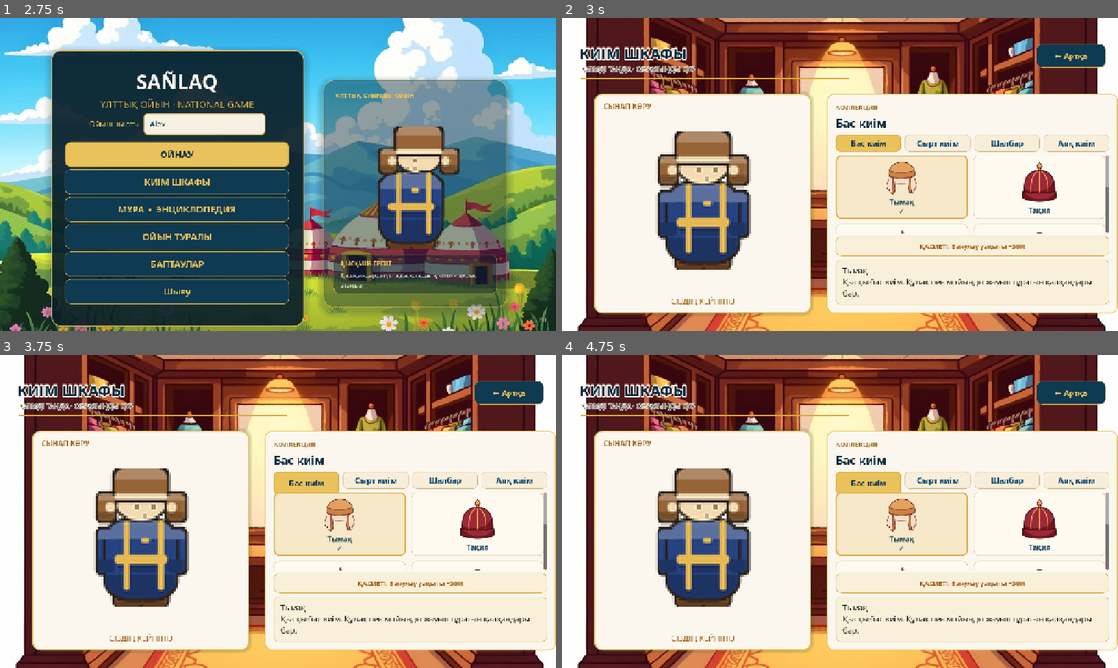
Above: before the commit, frames 1-4 (two rows, left to right).
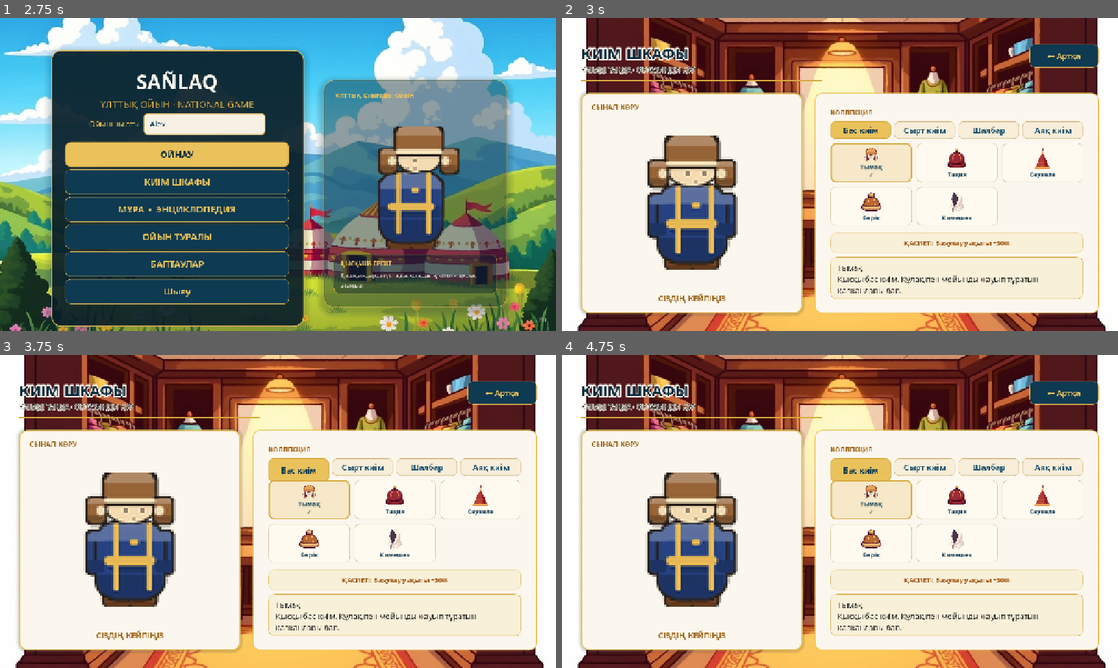
Above: after the commit, the same moments.

Repository: mmeirbek/sanlaq
Game: Godot game, scene res://scenes/ui/main_menu.tscn
The game is run twice, just before and just after one commit, with the same random seed, the same clock (stepped at 60 frames per second) and the same inputs. Sound files missing from this copy of the repository are replaced by a short silence.
Inputs (mouse positions are in pixels of both pictures, inside the frame that each line leads up to):
- Up to frame 1 (2.75 s): click (205, 124) at 0.52 s; type "Alex" at 0.6 s; click "ОЙНАУ" at 1.25 s; click "← Артқа" at 2 s
- Up to frame 2 (3 s): click "КИІМ ШКАФЫ" at 2.75 s
- Up to frame 3 (3.75 s): click "Бас киім" at 3.5 s
- Up to frame 4 (4.75 s): click "Бас киім" at 4.25 s

Frame 1 is identical in both runs. In frame 2, 23% of the frame differs, in the area x 3-100%, y 8-96%; in frame 3, 23%; in frame 4, 23%.

Commit message:
Шкаф: раскладка на контейнерах, все предметы слота видны сразу
Экран был собран на абсолютных координатах, и это давало три беды сразу:
подпись «СІЗДІҢ КЕЙПІҢІЗ» лежала поверх нижнего края подставки, правая
панель была прибита к offset_right = 1280 и на другой ширине окна не
доходила до края, а поля не совпадали ни по одной стороне (40 у
заголовка, 44 у подчёркивания, 74 у подставки, 0 справа).

Теперь это HBoxContainer с двумя карточками равной высоты и общими полями
в 44 px. Манекен переехал в свою ячейку внутри карточки и центруется по
ней при любом размере, вместо позиции (324, 420), прибитой к экрану.

Чтобы это заработало, CharacterVisual получил set_rest_position():
покачивание каждый кадр пересчитывается от запомненной в _ready() точки,
поэтому простое присваивание position возвращалось обратно на следующем
кадре.

Сетка предметов: три колонки вместо двух и карточки ниже. Раньше в поле
зрения помещался один ряд из трёх, и до половины предметов слота
приходилось докручивать; теперь все пять головных уборов видны сразу.
Заголовок слота убран — он дословно повторял активную вкладку и забирал
высоту у сетки.

Узлы, к которым обращается скрипт, переведены на уникальные имена: пути
вида $RightPanel/Margin/VBox/... ломались от любого переноса узла в
контейнер.

Co-Authored-By: Claude Opus 5 <noreply@anthropic.com>

Diff:
--- a/scenes/ui/wardrobe.tscn
+++ b/scenes/ui/wardrobe.tscn
@@ -73,128 +73,145 @@
 variant = 1
 
 [node name="Title" type="Label" parent="." unique_id=1871982192]
+unique_name_in_owner = true
 theme_type_variation = &"ScreenTitle"
 layout_mode = 0
-offset_left = 40.0
+offset_left = 44.0
 offset_top = 58.0
 offset_right = 700.0
 offset_bottom = 106.0
-theme_override_colors/font_color = Color(0.039, 0.169, 0.239, 1)
-theme_override_fonts/font = ExtResource("3")
 theme_override_font_sizes/font_size = 34
 text = "КИІМ ШКАФЫ"
-
-[node name="TitleUnderline" type="ColorRect" parent="." unique_id=430902255]
-layout_mode = 0
-offset_left = 44.0
-offset_top = 138.0
-offset_right = 660.0
-offset_bottom = 141.0
-color = Color(0.851, 0.663, 0.247, 1)
 
 [node name="Subtitle" type="Label" parent="." unique_id=168390849]
 theme_type_variation = &"ScreenSubtitle"
 layout_mode = 0
 offset_left = 44.0
-offset_top = 106.0
-offset_right = 590.0
-offset_bottom = 132.0
-theme_override_colors/font_color = Color(0.33, 0.31, 0.28, 1)
+offset_top = 108.0
+offset_right = 700.0
+offset_bottom = 134.0
 theme_override_font_sizes/font_size = 16
 text = "КИІМДІ ТАҢДА · ОБРАЗЫҢДЫ ҚҰР"
 
-[node name="Pedestal" type="Panel" parent="." unique_id=176541691]
+[node name="TitleUnderline" type="ColorRect" parent="." unique_id=430902255]
 layout_mode = 0
-offset_left = 74.0
-offset_top = 174.0
-offset_right = 574.0
-offset_bottom = 680.0
+offset_left = 44.0
+offset_top = 142.0
+offset_right = 600.0
+offset_bottom = 145.0
+color = Color(0.851, 0.663, 0.247, 1)
+
+[node name="BackBtn" type="Button" parent="." unique_id=2061992093]
+unique_name_in_owner = true
+layout_mode = 1
+anchors_preset = 1
+anchor_left = 1.0
+anchor_right = 1.0
+offset_left = -204.0
+offset_top = 60.0
+offset_right = -44.0
+offset_bottom = 112.0
+grow_horizontal = 0
+theme_override_font_sizes/font_size = 18
+text = "← Артқа"
+
+[node name="Content" type="HBoxContainer" parent="."]
+layout_mode = 1
+anchors_preset = 15
+anchor_right = 1.0
+anchor_bottom = 1.0
+offset_left = 44.0
+offset_top = 172.0
+offset_right = -44.0
+offset_bottom = -40.0
+grow_horizontal = 2
+grow_vertical = 1
+theme_override_constants/separation = 28
+
+[node name="Pedestal" type="PanelContainer" parent="Content" unique_id=176541691]
+layout_mode = 2
+size_flags_horizontal = 3
+size_flags_stretch_ratio = 0.78
 theme_override_styles/panel = SubResource("StyleBoxFlat_pedestal")
 
-[node name="PreviewKicker" type="Label" parent="Pedestal" unique_id=1355430351]
-layout_mode = 0
-offset_left = 22.0
-offset_top = 18.0
-offset_right = 470.0
-offset_bottom = 46.0
+[node name="Margin" type="MarginContainer" parent="Content/Pedestal"]
+layout_mode = 2
+theme_override_constants/margin_left = 14
+theme_override_constants/margin_top = 12
+theme_override_constants/margin_right = 14
+theme_override_constants/margin_bottom = 12
+
+[node name="VBox" type="VBoxContainer" parent="Content/Pedestal/Margin"]
+layout_mode = 2
+theme_override_constants/separation = 10
+
+[node name="PreviewKicker" type="Label" parent="Content/Pedestal/Margin/VBox" unique_id=1355430351]
+layout_mode = 2
 theme_override_colors/font_color = Color(0.64, 0.42, 0.14, 1)
 theme_override_fonts/font = ExtResource("3")
 theme_override_font_sizes/font_size = 16
 text = "СЫНАП КӨРУ"
 
-[node name="MannequinCaption" type="Label" parent="." unique_id=412952221]
-theme_type_variation = &"ScreenSubtitle"
-layout_mode = 0
-offset_left = 74.0
-offset_top = 638.0
-offset_right = 574.0
-offset_bottom = 682.0
+[node name="MannequinSlot" type="Control" parent="Content/Pedestal/Margin/VBox"]
+unique_name_in_owner = true
+layout_mode = 2
+size_flags_vertical = 3
+
+[node name="MannequinCaption" type="Label" parent="Content/Pedestal/Margin/VBox" unique_id=412952221]
+layout_mode = 2
 theme_override_colors/font_color = Color(0.64, 0.42, 0.14, 1)
+theme_override_fonts/font = ExtResource("3")
 theme_override_font_sizes/font_size = 18
 text = "СІЗДІҢ КЕЙПІҢІЗ"
 horizontal_alignment = 1
 
-[node name="RightPanel" type="Panel" parent="." unique_id=905331183]
-layout_mode = 1
-anchors_preset = 2
-anchor_top = 1.0
-anchor_bottom = 1.0
-offset_left = 610.0
-offset_top = -546.0
-offset_right = 1280.0
-offset_bottom = -40.0
-grow_vertical = 0
+[node name="RightPanel" type="PanelContainer" parent="Content" unique_id=905331183]
+layout_mode = 2
+size_flags_horizontal = 3
 theme_override_styles/panel = SubResource("StyleBoxFlat_panel_right")
 
-[node name="Margin" type="MarginContainer" parent="RightPanel" unique_id=1830229821]
-layout_mode = 1
-anchors_preset = 15
-anchor_right = 1.0
-anchor_bottom = 1.0
-grow_horizontal = 2
-grow_vertical = 2
+[node name="Margin" type="MarginContainer" parent="Content/RightPanel" unique_id=1830229821]
+layout_mode = 2
 theme_override_constants/margin_left = 20
-theme_override_constants/margin_top = 20
+theme_override_constants/margin_top = 18
 theme_override_constants/margin_right = 20
-theme_override_constants/margin_bottom = 20
-
-[node name="VBox" type="VBoxContainer" parent="RightPanel/Margin" unique_id=624490030]
-layout_mode = 2
-theme_override_constants/separation = 8
-
-[node name="CollectionKicker" type="Label" parent="RightPanel/Margin/VBox" unique_id=1789399434]
+theme_override_constants/margin_bottom = 18
+
+[node name="VBox" type="VBoxContainer" parent="Content/RightPanel/Margin" unique_id=624490030]
+layout_mode = 2
+theme_override_constants/separation = 10
+
+[node name="CollectionKicker" type="Label" parent="Content/RightPanel/Margin/VBox" unique_id=1789399434]
 layout_mode = 2
 theme_override_colors/font_color = Color(0.64, 0.42, 0.14, 1)
 theme_override_fonts/font = ExtResource("3")
 theme_override_font_sizes/font_size = 15
 text = "КОЛЛЕКЦИЯ"
 
-[node name="SlotTitle" type="Label" parent="RightPanel/Margin/VBox" unique_id=1176201272]
-layout_mode = 2
-theme_override_colors/font_color = Color(0.039, 0.169, 0.239, 1)
-theme_override_fonts/font = ExtResource("3")
-theme_override_font_sizes/font_size = 26
-text = "Бас киім"
-
-[node name="Tabs" type="HBoxContainer" parent="RightPanel/Margin/VBox" unique_id=1541904567]
+[node name="Tabs" type="HBoxContainer" parent="Content/RightPanel/Margin/VBox" unique_id=1541904567]
+unique_name_in_owner = true
 layout_mode = 2
 theme_override_constants/separation = 8
 
-[node name="Scroll" type="ScrollContainer" parent="RightPanel/Margin/VBox" unique_id=2136521320]
+[node name="Scroll" type="ScrollContainer" parent="Content/RightPanel/Margin/VBox" unique_id=2136521320]
 layout_mode = 2
 size_flags_vertical = 3
-
-[node name="Items" type="GridContainer" parent="RightPanel/Margin/VBox/Scroll" unique_id=134762910]
+horizontal_scroll_mode = 0
+
+[node name="Items" type="GridContainer" parent="Content/RightPanel/Margin/VBox/Scroll" unique_id=134762910]
+unique_name_in_owner = true
 layout_mode = 2
 size_flags_horizontal = 3
+theme_override_constants/h_separation = 10
+theme_override_constants/v_separation = 10
 columns = 2
 
-[node name="EffectPanel" type="PanelContainer" parent="RightPanel/Margin/VBox" unique_id=382460009]
-custom_minimum_size = Vector2(0, 38)
+[node name="EffectPanel" type="PanelContainer" parent="Content/RightPanel/Margin/VBox" unique_id=382460009]
 layout_mode = 2
 theme_override_styles/panel = SubResource("StyleBoxFlat_info")
 
-[node name="EffectLabel" type="Label" parent="RightPanel/Margin/VBox/EffectPanel" unique_id=133438916]
+[node name="EffectLabel" type="Label" parent="Content/RightPanel/Margin/VBox/EffectPanel" unique_id=133438916]
+unique_name_in_owner = true
 layout_mode = 2
 theme_override_colors/font_color = Color(0.64, 0.35, 0.08, 1)
 theme_override_fonts/font = ExtResource("3")
@@ -203,24 +220,13 @@
 horizontal_alignment = 1
 vertical_alignment = 1
 
-[node name="InfoPanel" type="PanelContainer" parent="RightPanel/Margin/VBox" unique_id=1709245776]
-custom_minimum_size = Vector2(0, 104)
+[node name="InfoPanel" type="PanelContainer" parent="Content/RightPanel/Margin/VBox" unique_id=1709245776]
+custom_minimum_size = Vector2(0, 96)
 layout_mode = 2
 theme_override_styles/panel = SubResource("StyleBoxFlat_info")
 
-[node name="Info" type="RichTextLabel" parent="RightPanel/Margin/VBox/InfoPanel" unique_id=2112438317]
+[node name="Info" type="RichTextLabel" parent="Content/RightPanel/Margin/VBox/InfoPanel" unique_id=2112438317]
+unique_name_in_owner = true
 layout_mode = 2
 bbcode_enabled = true
 scroll_active = false
-
-[node name="BackBtn" type="Button" parent="." unique_id=2061992093]
-layout_mode = 1
-anchors_preset = 1
-anchor_right = 1.0
-offset_left = -188.0
-offset_top = 60.0
-offset_right = -28.0
-offset_bottom = 112.0
-grow_horizontal = 0
-theme_override_font_sizes/font_size = 18
-text = "← Артқа"
--- a/scripts/entities/character_visual.gd
+++ b/scripts/entities/character_visual.gd
@@ -24,6 +24,13 @@
 @onready var _torso: AnimatedSprite2D = $Torso
 @onready var _pants: AnimatedSprite2D = $Pants
 @onready var _shoes: AnimatedSprite2D = $Shoes
+
+## Пересадить фигурку на новое место уже после _ready(). Просто присвоить
+## position мало: покачивание каждый кадр считается от _rest_position и вернуло
+## бы фигурку обратно.
+func set_rest_position(where: Vector2) -> void:
+	position = where
+	_rest_position = where
 
 func _ready() -> void:
 	_rest_position = position
--- a/scripts/ui/wardrobe.gd
+++ b/scripts/ui/wardrobe.gd
@@ -2,13 +2,6 @@
 extends Control
 
 const SLOT_NAMES := {
-	0: "Бас киім",
-	1: "Сырт киім",
-	2: "Шалбар",
-	3: "Аяқ киім",
-}
-
-const SLOT_TITLES := {
 	0: "Бас киім",
 	1: "Сырт киім",
 	2: "Шалбар",
@@ -20,13 +13,13 @@
 var _item_buttons: Array[Button] = []
 var _tab_buttons: Array[Button] = []
 
-@onready var _title: Label = $Title
-@onready var _slot_tabs: HBoxContainer = $RightPanel/Margin/VBox/Tabs
-@onready var _items_grid: GridContainer = $RightPanel/Margin/VBox/Scroll/Items
-@onready var _effect_label: Label = $RightPanel/Margin/VBox/EffectPanel/EffectLabel
-@onready var _info_label: RichTextLabel = $RightPanel/Margin/VBox/InfoPanel/Info
-@onready var _back_btn: Button = $BackBtn
-@onready var _slot_title: Label = $RightPanel/Margin/VBox/SlotTitle
+@onready var _title: Label = %Title
+@onready var _slot_tabs: HBoxContainer = %Tabs
+@onready var _items_grid: GridContainer = %Items
+@onready var _effect_label: Label = %EffectLabel
+@onready var _info_label: RichTextLabel = %Info
+@onready var _back_btn: Button = %BackBtn
+@onready var _mannequin_slot: Control = %MannequinSlot
 
 func _ready() -> void:
 	_title.text = "КИІМ ШКАФЫ"
@@ -54,11 +47,23 @@
 func _build_mannequin() -> void:
 	var pack := load("res://scenes/entities/character_visual.tscn") as PackedScene
 	_mannequin = pack.instantiate() as Node2D
-	_mannequin.scale = Vector2(5, 5)
-	_mannequin.position = Vector2(324, 420)
-	add_child(_mannequin)
+	_mannequin_slot.add_child(_mannequin)
 	(_mannequin as CharacterVisual).set_direction(Vector2.DOWN)
+	_mannequin_slot.resized.connect(_fit_mannequin)
+	_fit_mannequin()
 	_apply_equipped_outfit()
+
+## Манекен рисуется вокруг своей точки, поэтому ставим его в центр ячейки и
+## подбираем масштаб под её высоту — карточка меняет размер вместе с экраном.
+func _fit_mannequin() -> void:
+	if _mannequin == null:
+		return
+	var area := _mannequin_slot.size
+	if area.x < 8.0 or area.y < 8.0:
+		return
+	var zoom := clampf(minf(area.x / 88.0, area.y / 82.0), 1.0, 6.0)
+	_mannequin.scale = Vector2(zoom, zoom)
+	(_mannequin as CharacterVisual).set_rest_position(area * 0.5)
 
 func _apply_equipped_outfit() -> void:
 	var visual := _mannequin as CharacterVisual
@@ -69,7 +74,6 @@
 
 func _show_slot(slot: ClothingItem.SlotType) -> void:
 	_current_slot = slot
-	_slot_title.text = SLOT_TITLES.get(slot, "Киім")
 	for i in _tab_buttons.size():
 		_tab_buttons[i].add_theme_stylebox_override("normal", _tab_style(i == int(slot)))
 		_tab_buttons[i].add_theme_stylebox_override("hover", _tab_style(i == int(slot), true))
@@ -84,18 +88,18 @@
 
 	var items := AssetRegistry.get_clothing(_current_slot)
 	var equipped_id := SaveManager.get_equipped(_current_slot)
-	_items_grid.columns = 2
-	_items_grid.add_theme_constant_override("h_separation", 12)
-	_items_grid.add_theme_constant_override("v_separation", 12)
+	_items_grid.columns = 3
+	_items_grid.add_theme_constant_override("h_separation", 10)
+	_items_grid.add_theme_constant_override("v_separation", 10)
 
 	for item in items:
 		var btn := Button.new()
-		btn.custom_minimum_size = Vector2(0, 146)
+		btn.custom_minimum_size = Vector2(0, 90)
 		btn.size_flags_horizontal = Control.SIZE_EXPAND_FILL
 		btn.focus_mode = Control.FOCUS_NONE
 		btn.icon_alignment = HorizontalAlignment.HORIZONTAL_ALIGNMENT_CENTER
 		btn.vertical_icon_alignment = VerticalAlignment.VERTICAL_ALIGNMENT_TOP
-		btn.add_theme_font_size_override("font_size", 16)
+		btn.add_theme_font_size_override("font_size", 14)
 		btn.add_theme_color_override("font_color", SanlaqDesignTokens.NAVY)
 		btn.add_theme_color_override("font_hover_color", SanlaqDesignTokens.NAVY)
 		btn.expand_icon = true
